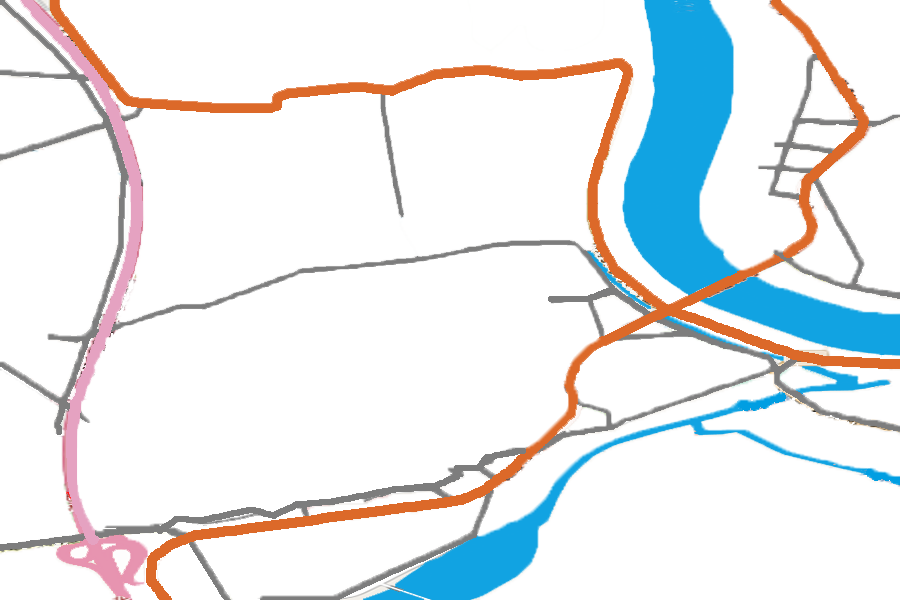
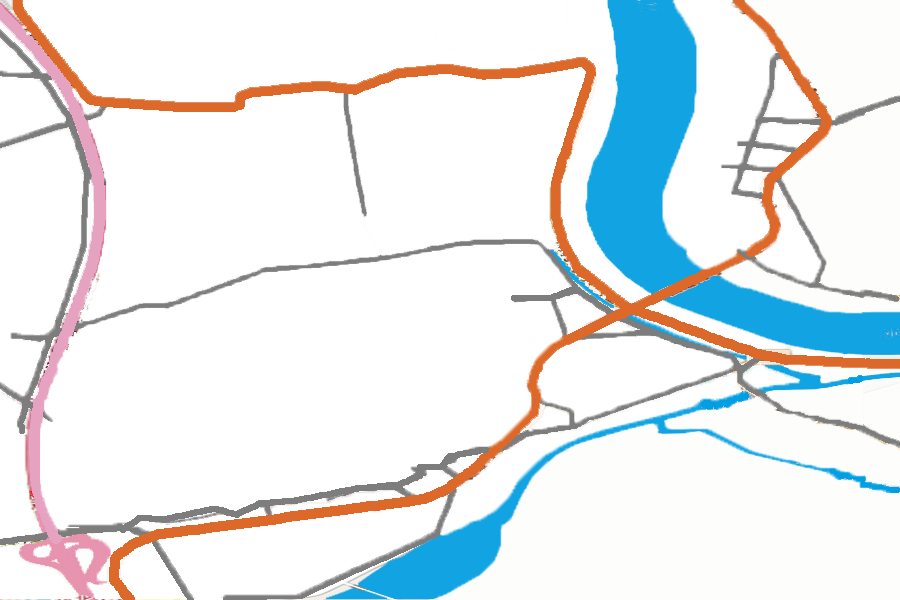
Comparing the layer stacks of the two 900 x 600 images. Changes:
painted on "kahoku" over [0, 0, 900, 600]
